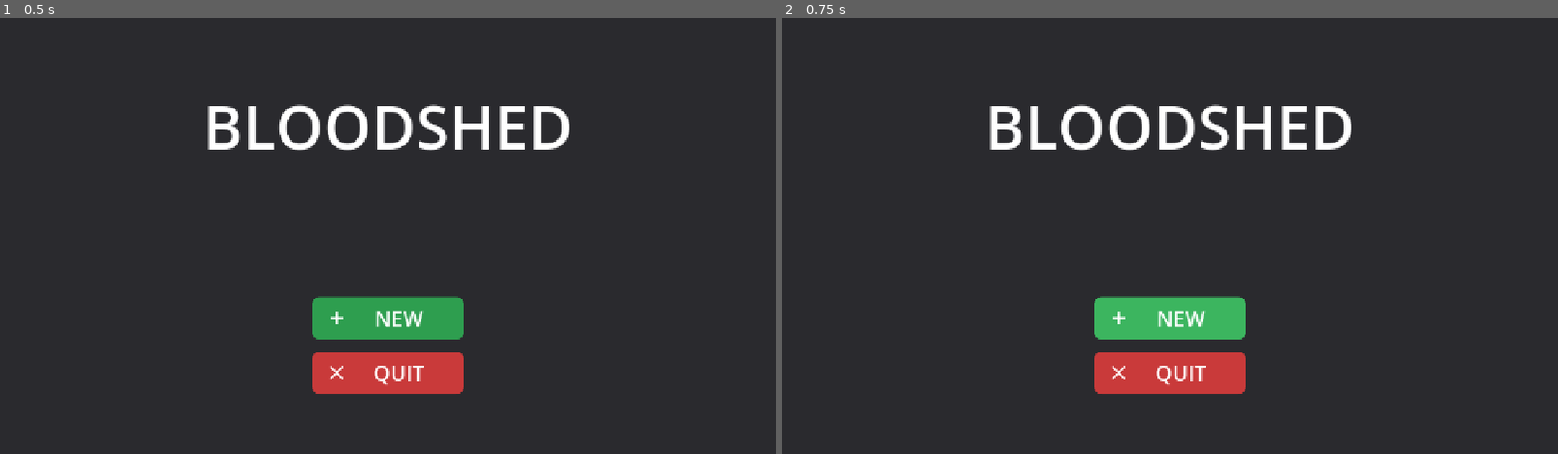
Above: before the commit, frames 1-2 (left to right).
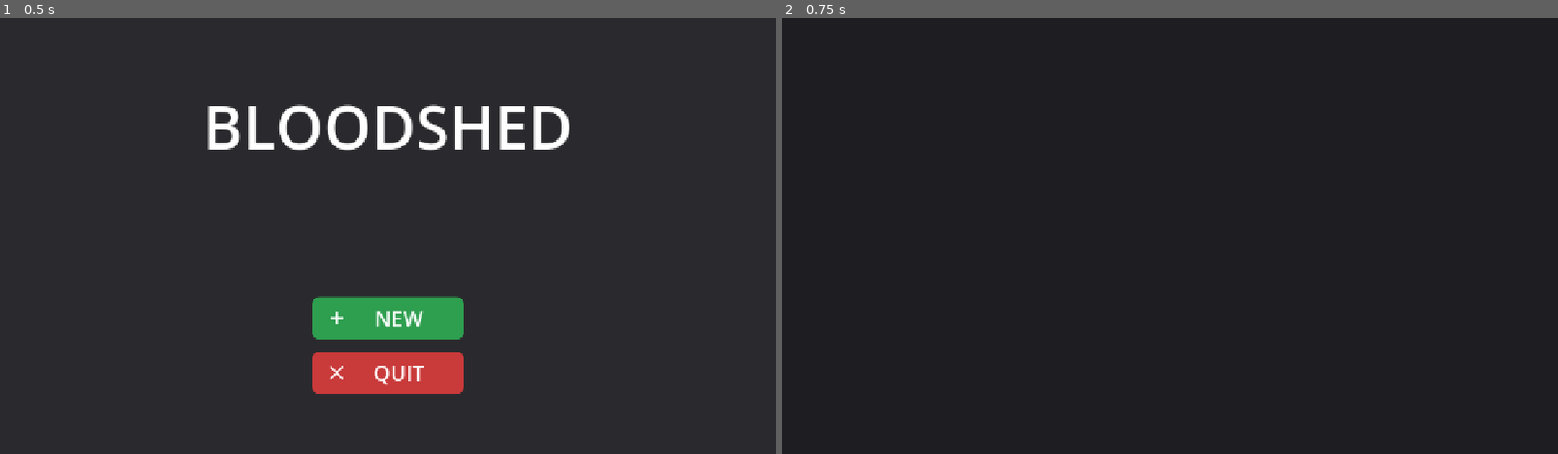
Above: after the commit, the same moments.

Repository: UniquePython/Bloodshed
Game: Godot game, scene res://main_menu.tscn
Two runs of this game, one before a commit and one after it. Both use one fixed random seed, a clock stepped at 60 frames per second and the inputs below.
Inputs:
- Up to frame 1 (0.5 s): no input
- Up to frame 2 (0.75 s): click "NEW" at 0.5 s

Frame 1 is identical in both runs. In frame 2, 6.0% of the frame differs, in the area x 26-74%, y 19-87%.

Commit message:
Add bare minimum Scenario and wire up placeholder terrain editor to main menu

Diff:
--- a/main_menu.gd
+++ b/main_menu.gd
@@ -8,7 +8,8 @@
 	quit_button.pressed.connect(_on_quit_pressed)
 
 func _on_new_pressed() -> void:
-	print("New!")
+	Scenario.reset()
+	get_tree().change_scene_to_file("res://terrain_editor.tscn")
 
 func _on_quit_pressed() -> void:
 	get_tree().quit()
--- a/project.godot
+++ b/project.godot
@@ -15,6 +15,10 @@
 config/features=PackedStringArray("4.7", "GL Compatibility")
 config/icon="res://icon.svg"
 
+[autoload]
+
+Scenario="*uid://cf65u2dm2sbmf"
+
 [display]
 
 window/size/viewport_width=1280
--- /dev/null
+++ b/scenario.gd
@@ -0,0 +1,6 @@
+extends Node
+
+var map = null
+
+func reset() -> void:
+	map = null
--- /dev/null
+++ b/terrain_editor.tscn
@@ -0,0 +1,18 @@
+[gd_scene format=3 uid="uid://h2t2eybqv627"]
+
+[node name="TerrainEditor" type="Control" unique_id=796161596]
+layout_mode = 3
+anchors_preset = 15
+anchor_right = 1.0
+anchor_bottom = 1.0
+grow_horizontal = 2
+grow_vertical = 2
+
+[node name="Background" type="ColorRect" parent="." unique_id=1323914912]
+layout_mode = 1
+anchors_preset = 15
+anchor_right = 1.0
+anchor_bottom = 1.0
+grow_horizontal = 2
+grow_vertical = 2
+color = Color(0.11764706, 0.11764706, 0.13333334, 1)
Not shown, added: scenario.gd.uid
